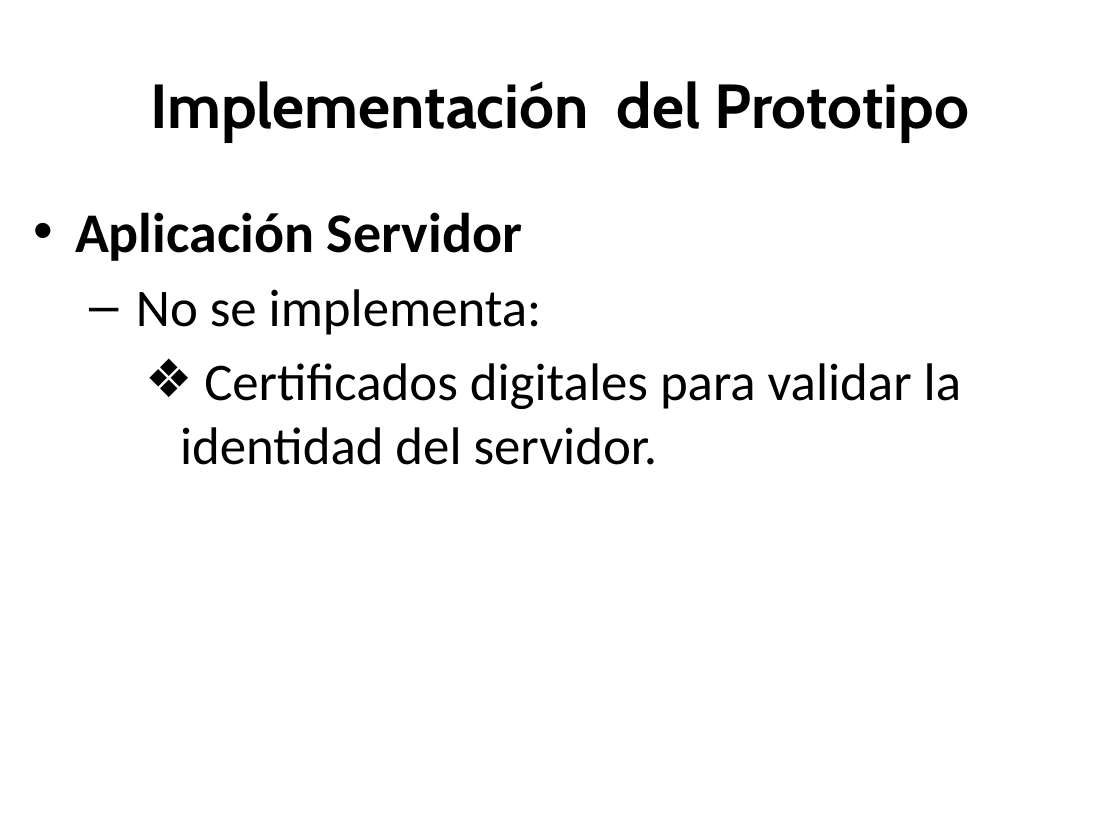
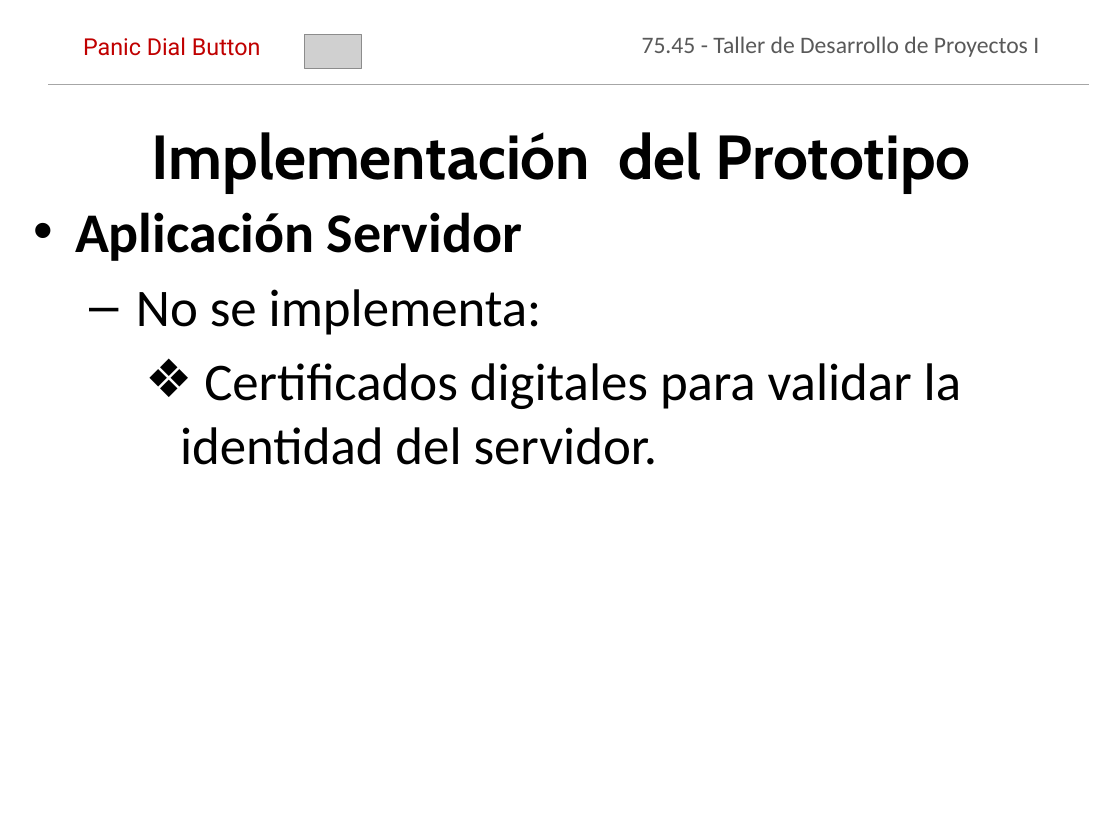
Before and after one commit to jmonetti/2012-1er-taller-de-desarrollo-de-proyectos-i, a slide deck: slide 37 of docs/Presentacion final/PresentacionFinal_V9.pptx. Drawn at 1120x840 pixels with LibreOffice and Linux fonts; fonts in the diff are those of the drawing; grey boxes stand for pictures; background and template pictures are left out. Boxes give left, top, right and bottom in pixels: in the first picture for what was removed or moved away, otherwise in the second. Text is boxed around its words. In the diff, an @@ line names an element or a change of style, - is before the commit and + after.

```diff
--- a/docs/Presentacion final/PresentacionFinal_V9.pptx
+++ b/docs/Presentacion final/PresentacionFinal_V9.pptx
@@ text added at bbox=[83, 37, 261, 56], 15 pt, text #C00000 @@
+Panic Dial Button
@@ picture added at bbox=[305, 35, 362, 68] @@
@@ text added at bbox=[642, 36, 1039, 57], 15.2 pt, text #595959 @@
+75.45 - Taller de Desarrollo de Proyectos I
@@ line added from (48, 85) to (1090, 85), #A6A6A6 0.75 pt @@
@@ title "Implementación del Prototipo": place and size @@
-title "Implementación del Prototipo" at bbox=[151, 81, 970, 142]
+title "Implementación del Prototipo" at bbox=[152, 132, 971, 194]
```
Also in this commit, not shown: 17 other slides changed.
